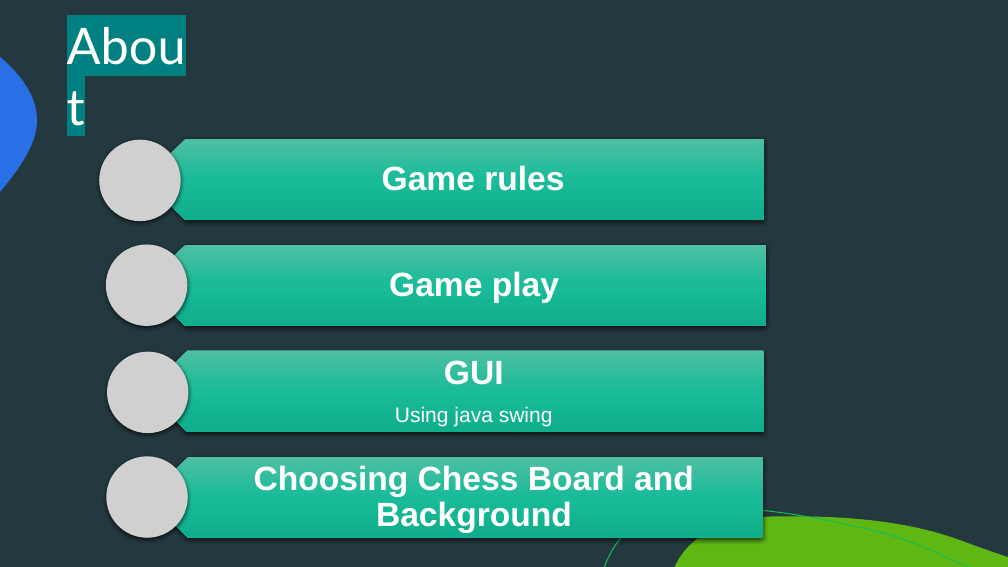
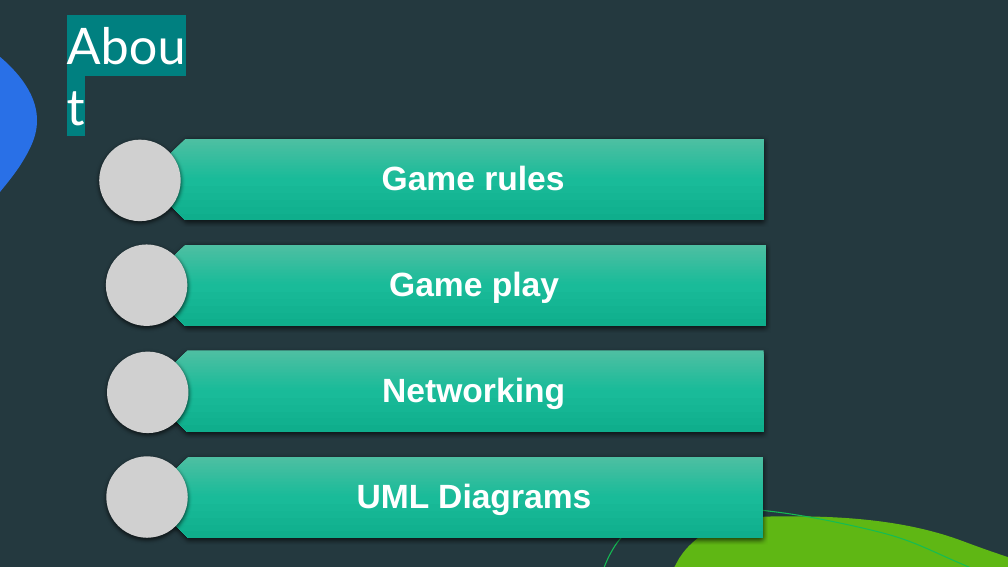
Before and after one commit to sang-bui20501/ProjectOOP-daRIEUnaruto, a slide deck: slide 2 of report/daRIEUnaruto.pptx. Drawn at 1008x567 pixels with LibreOffice and Linux fonts; fonts in the diff are those of the drawing; grey boxes stand for pictures. Boxes give left, top, right and bottom in pixels: in the first picture for what was removed or moved away, otherwise in the second. Text is boxed around its words. In the diff, an @@ line names an element or a change of style, - is before the commit and + after.

Commit message:
ppt

```diff
--- a/report/daRIEUnaruto.pptx
+++ b/report/daRIEUnaruto.pptx
@@ text at (382, 377, 565, 409): text changed; size 20 to 32 pt; bold on @@
-GUI
-Using java swing
+Networking
@@ text at (357, 483, 591, 515): text changed @@
-Choosing Chess Board and Background
+UML Diagrams
```
Also in this commit, not shown: 1 other slide changed.
